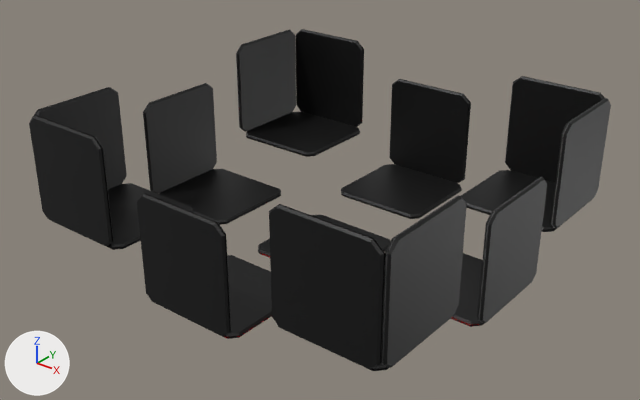
The Blender file Arena.blend as it was, and as the next commit left it.
Rendered twice from a 50 mm camera at (55.2, -70.0, 49.0) aimed at (0.1, -1.1, 6.4). Lighting does not change. The marker at lower left points along +X, +Y and +Z.
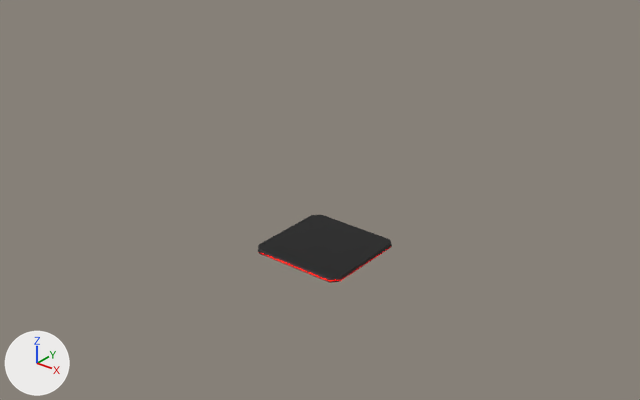
Where the change shows, as pixel boxes (x1, y1, x2, y2) in the pictures (640 x 400 px):
'Cube.011', deleted (black)
    before: (269, 204, 385, 369)
'Cube.012', deleted (black)
    before: (381, 195, 467, 368)
'Cube.018', deleted (black)
    before: (137, 193, 231, 337)
'Cube.010', deleted (black)
    before: (29, 115, 114, 246)
'Cube.017', deleted (black)
    before: (389, 79, 471, 183)
'Cube.019', deleted (black)
    before: (143, 83, 217, 194)
'Cube.020', deleted
    before: (477, 177, 547, 323)
'Cube.014', deleted (black)
    before: (505, 76, 605, 183)
'Cube.015', deleted (black)
    before: (296, 29, 364, 127)
'Cube.016', deleted (black)
    before: (236, 30, 296, 132)
'Cube.013', deleted
    before: (550, 98, 611, 229)
'Cube.003', deleted (black)
    before: (341, 164, 462, 219)
'Cube.004', deleted (black)
    before: (159, 169, 281, 225)
'Cube.009', deleted (black)
    before: (30, 87, 127, 189)
'Cube.007', deleted (black)
    before: (246, 112, 360, 157)
'Cube.021', deleted (black)
    before: (223, 255, 272, 339)
'Cube.008', deleted (black)
    before: (461, 170, 591, 232)
'Cube.006', deleted (black)
    before: (52, 183, 193, 250)
'Cube.002', deleted (black)
    before: (450, 253, 484, 327)
'Cube.005', deleted
    before: (278, 292, 389, 371)
'Cube.001', unchanged, uncovered by the edit
    before: (258, 215, 391, 258)
    after: (258, 215, 392, 282)

What the commit changed:
Object 'Cube.002' (ob_cube_002) is deleted.
Object 'Cube.003' (ob_cube_003) is deleted.
Object 'Cube.004' (ob_cube_004) is deleted.
Object 'Cube.005' (ob_cube_005) is deleted.
Object 'Cube.006' (ob_cube_006) is deleted.
Object 'Cube.007' (ob_cube_007) is deleted.
Object 'Cube.008' (ob_cube_008) is deleted.
Object 'Cube.009' (ob_cube_009) is deleted.
Object 'Cube.010' (ob_cube_010) is deleted.
Object 'Cube.011' (ob_cube_011) is deleted.
Object 'Cube.012' (ob_cube_012) is deleted.
Object 'Cube.013' (ob_cube_013) is deleted.
Object 'Cube.014' (ob_cube_014) is deleted.
Object 'Cube.015' (ob_cube_015) is deleted.
Object 'Cube.016' (ob_cube_016) is deleted.
Object 'Cube.017' (ob_cube_017) is deleted.
Object 'Cube.018' (ob_cube_018) is deleted.
Object 'Cube.019' (ob_cube_019) is deleted.
Object 'Cube.020' (ob_cube_020) is deleted.
Object 'Cube.021' (ob_cube_021) is deleted.
